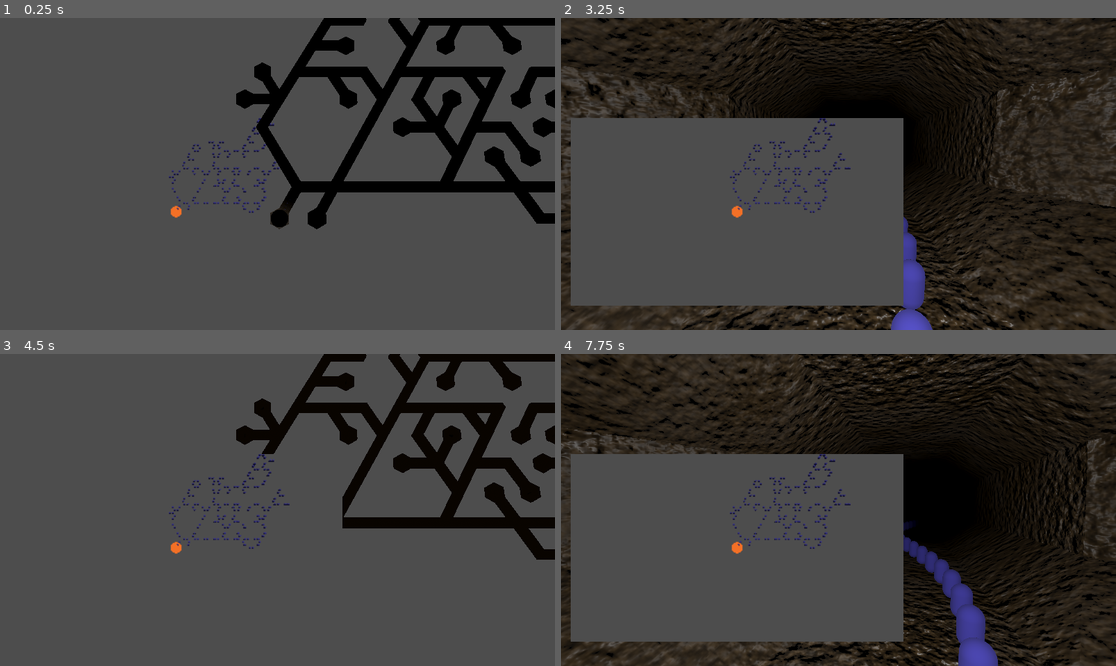
Above: before the commit, frames 1-4 (two rows, left to right).
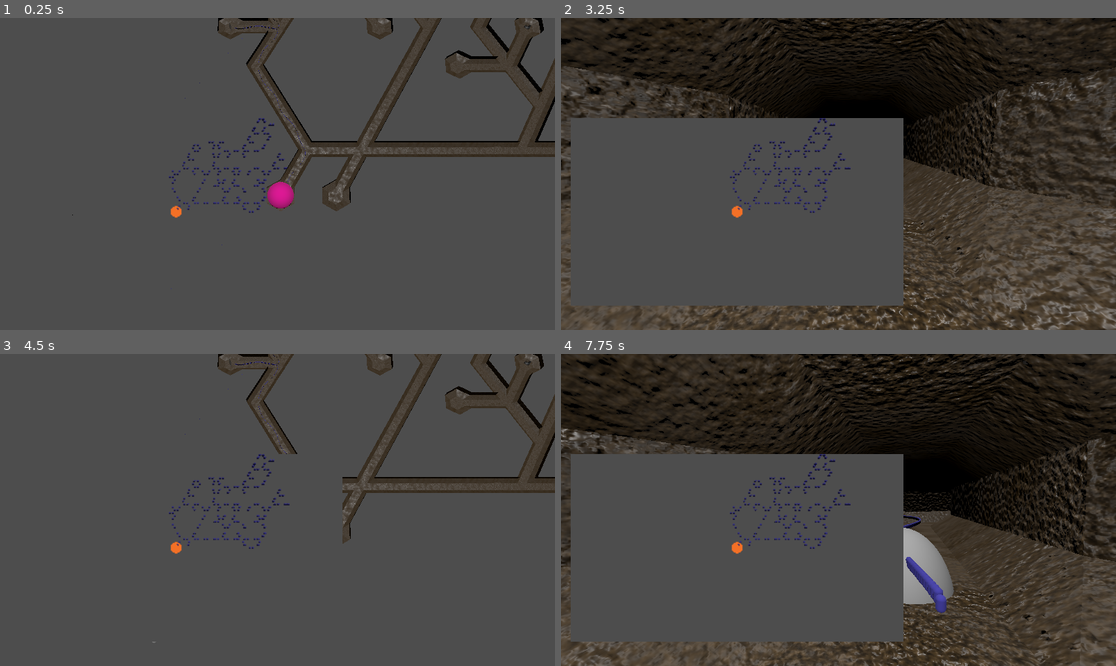
Above: after the commit, the same moments.

Repository: SamppuS/Rabbits_Requiem
Game: Godot game, scene res://tunnels.tscn
The game is run twice, just before and just after one commit, with the same random seed, the same clock (stepped at 60 frames per second) and the same inputs. Sound files missing from this copy of the repository are replaced by a short silence.
Inputs (mouse positions are in pixels of both pictures, inside the frame that each line leads up to):
- Up to frame 1 (0.25 s): no input
- Up to frame 2 (3.25 s): tap Enter at 0.5, 2 s; move the mouse to (960, 158) at 0.52 s; tap A (a) at 0.6 s; click (960, 158) at 0.67 s; tap D (d) at 0.8, 1.35 s; tap Space at 1.25, 2.75 s; move the mouse to (727, 189) at 1.27 s; click (727, 189) at 1.42 s; tap E (e) at 1.55, 2.1 s; move the mouse to (894, 105) at 2.02 s; click (894, 105) at 2.17 s; tap W (w) at 2.3, 2.85 s; move the mouse to (810, 236) at 2.77 s; click (810, 236) at 2.92 s; tap X (x) at 3.05 s
- Up to frame 3 (4.5 s): tap Enter at 3.5 s; move the mouse to (444, 556) at 3.52 s; tap X (x) at 3.6 s; click (444, 556) at 3.67 s; tap Z (z) at 3.8, 4.35 s; tap Space at 4.25 s; move the mouse to (111, 463) at 4.27 s; click (111, 463) at 4.42 s
- Up to frame 4 (7.75 s): tap A (a) at 4.55, 5.1 s; move the mouse to (866, 510) at 5.02 s; click (866, 510) at 5.17 s; tap D (d) at 5.3, 5.85 s; move the mouse to (755, 432) at 5.77 s; click (755, 432) at 5.92 s; tap E (e) at 6.05, 6.6 s; move the mouse to (960, 494) at 6.52 s; click (960, 494) at 6.67 s; tap W (w) at 6.8, 7.35 s; move the mouse to (727, 525) at 7.27 s; click (727, 525) at 7.42 s; tap X (x) at 7.55 s

The runs differ from the first frame. In frame 1, 16% of the frame differs, in the area x 13-100%, y 0-87%; in frame 2, 23%, in the area x 0-100%, y 0-100%; in frame 3, 14%; in frame 4, 21%.

Commit message:
smooth slithering snake path generation (no pathfinding yet)

Diff:
--- a/rabbits_requiem/assets/snake/snake.gd
+++ b/rabbits_requiem/assets/snake/snake.gd
@@ -1,12 +1,14 @@
 extends Node3D
+
+@onready var head := $Head
 
 var goals : Array[Array] = [[],[]] # array of points that the snake will trace from start to finish. [v3, v2i]
 var old_goals : Array[Array] = [[],[]] # copy of goals to recognize updates
 
 var snake_path = []
 
-var path_index = 0.0  # Current progress along the path
-var speed = 1.0  # Speed of movement
+var path_index = 0  # Current progress along the path
+var speed = .15  # Speed of movement
 
 @export var thingy : PackedScene
 
@@ -26,14 +28,19 @@
 		print("wowie, we can slither up to ", len(snake_path))
 		for a in snake_path:
 			var hahaa = thingy.instantiate()
-			hahaa.scale = Vector3(.1, .1, .1)
+			hahaa.scale = Vector3(.05, .05, .05)
 			hahaa.position = a + Vector3.UP * .1
 			add_child(hahaa)
-			print(hahaa.position)
 
 
 	old_goals = goals
+	move()
 
+
+func move():
+	path_index += 1
+	path_index = path_index % int(len(snake_path) / speed)
+	head.position = snake_path[path_index * speed]
 
 func add_destination(d3 : Vector3, d2i : Vector2i) :
 	goals[0].append(d3)
@@ -45,36 +52,53 @@
 
 func generate_path():
 
-	# generate initial smooth curve along goals
-	var curve = Curve3D.new()
+	var slither_path : PackedVector3Array
+	var frequency = (1.73233866691589 - .05) * 3
+	var amplitude = 0.05
+	var step_size = 0.01  # Now supports smaller step sizes
+
+	# generate path along goals
+	var path = Curve3D.new()
 	for point in goals[0]:
-		curve.add_point(point)
+		path.add_point(point)
 
-	# Bake path and apply sine displacement
-	var slither_path = []
-	var frequency = 6
-	var amplitude = 0.05
-	var step_size = 0.05  # Now supports smaller step sizes
-	var offset = 0.0  # Initial offset
-	var small_increment = step_size  # Small increment to sample the forward point for tangent calculation
 
-	# Use a while loop to iterate with floating-point step size
-	while offset < curve.get_baked_length():
-		var base_point = curve.sample_baked(offset)
+	# subdivide path
+	var discrete_path = []
+	var i = 0.0
+	while i < path.get_baked_length():
+		discrete_path.append(path.sample_baked(i))
+		i += step_size
 
-		# Calculate the tangent by sampling a point slightly ahead on the path
-		var next_point = curve.sample_baked(min(offset + small_increment, curve.get_baked_length()))
-		var tangent = (next_point - base_point).normalized()
+	# smooth curve
+	discrete_path = moving_average(discrete_path, 50)
 
-		# Create a perpendicular vector for displacement
-		var perpendicular = tangent.cross(Vector3.UP).normalized()  # Ensure this is perpendicular
+	# add slithering
+	for point_index in range(1, len(discrete_path)):
+		var base_point = discrete_path[point_index]
+		var last_point = discrete_path[point_index - 1]
 
-		# Apply sine wave displacement
-		var sine_offset = amplitude * sin(frequency * offset)
+		var tangent = (base_point - last_point).normalized()
+		var perpendicular = tangent.cross(Vector3.UP).normalized()
+
+		var sine_offset = amplitude * sin(frequency * path.get_baked_length() * point_index / (len(discrete_path) - 1))
 		var slither_point = base_point + perpendicular * sine_offset
+
 		slither_path.append(slither_point)
+	#
+	return slither_path
 
-		# Increment the offset by the step size
-		offset += step_size
+func moving_average(arr: PackedVector3Array, window: int = 0):
+	var new_array = []
+	for i in range(len(arr)):
+		var vectorsum = arr[i]
+		var mid_point = arr[i]
+		for n in range(window):
+			if i-n >= 0 and i+n <= len(arr) - 1:
+				vectorsum += arr[i-n]
+				vectorsum += arr[i-n]
 
-	return slither_path
+		new_array.append(vectorsum / (window * 2 + 1))
+		#print(mid_point, " turned into ", vectorsum / (window * 2 + 1), " with ", (window * 2 + 1))
+
+	return new_array
--- a/rabbits_requiem/assets/snake/snake.tscn
+++ b/rabbits_requiem/assets/snake/snake.tscn
@@ -4,14 +4,15 @@
 [ext_resource type="PackedScene" uid="uid://chpmf6rvomro0" path="res://assets/cave/diddy.tscn" id="2_57xv2"]
 
 [sub_resource type="SphereMesh" id="SphereMesh_mpgmc"]
-height = 0.5
+radius = 0.1
+height = 0.15
 is_hemisphere = true
 
 [node name="Snake" type="Node3D"]
 script = ExtResource("1_wnujq")
 thingy = ExtResource("2_57xv2")
 
-[node name="MeshInstance3D" type="MeshInstance3D" parent="."]
+[node name="Head" type="MeshInstance3D" parent="."]
 mesh = SubResource("SphereMesh_mpgmc")
 
 [node name="OmniLight3D" type="OmniLight3D" parent="."]
--- a/rabbits_requiem/tunnels.gd
+++ b/rabbits_requiem/tunnels.gd
@@ -101,12 +101,13 @@
 	snake.position = Vector3(0,0,0)#pos_from_tile(starting_point)
 	snake.add_destination(pos_from_tile(starting_point), starting_point)
 	var last_dir = 2
-	for i in range(3):
+	for i in range(10):
 		var tile = snake.goals[1][-1]
 		var dirs = tile_obj(tile).paths.duplicate()
 		dirs[flip_dir(last_dir)] = false
 		print(tile, dirs)
 		var next = next_tile(tile, dirs.find(true))
+		last_dir = dirs.find(true)
 		snake.add_destination(pos_from_tile(next), next)
 
 
--- a/rabbits_requiem/tunnels.tscn
+++ b/rabbits_requiem/tunnels.tscn
@@ -37,7 +37,7 @@
 mesh = SubResource("SphereMesh_5l3hi")
 
 [node name="CamTop" type="Camera3D" parent="Spelare"]
-transform = Transform3D(-1, -2.68947e-08, 8.31831e-08, 7.45218e-08, 0.235244, 0.971936, -4.57082e-08, 0.971936, -0.235244, 0.0928936, 16.9954, -2.0475)
+transform = Transform3D(-1, -2.68946e-08, 8.3183e-08, 7.45218e-08, 0.235244, 0.971936, -4.57082e-08, 0.971936, -0.235244, 0.0928936, 11.1984, -2.0475)
 current = true
 fov = 45.0
 
@@ -83,4 +83,7 @@
 
 [node name="Minimap" parent="Control/SubViewportContainer/SubViewport" instance=ExtResource("2_ah540")]
 
+[node name="DirectionalLight3D" type="DirectionalLight3D" parent="."]
+transform = Transform3D(1, 0, 0, 0, -4.37114e-08, 1, 0, -1, -4.37114e-08, 0, 0, 0)
+
 [connection signal="send_grid" from="Control/SubViewportContainer/SubViewport/Minimap" to="." method="_on_minimap_send_grid"]
